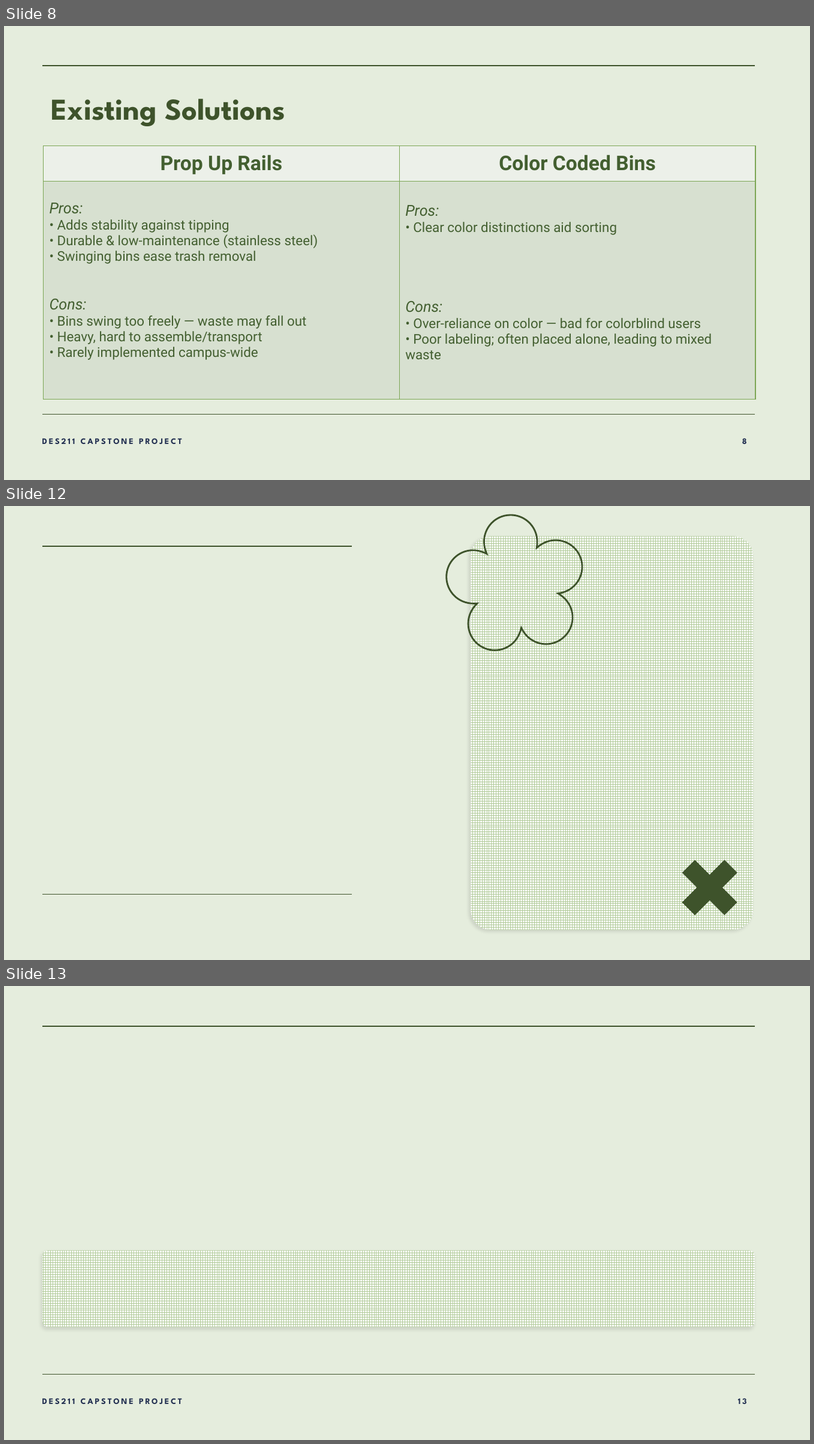
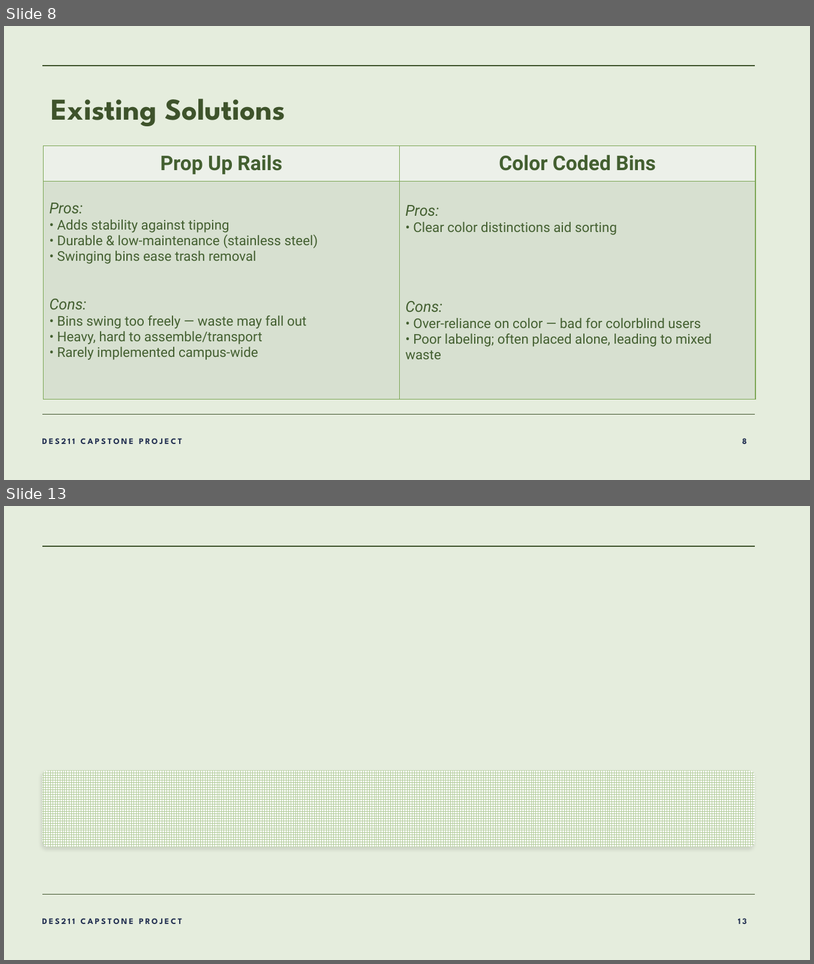
Before and after one commit to lalitm1004/DES211-CCD, a slide deck: presentation.pptx. Shown one above the other, each under a label of ours: slides 8, 12 and 13 before the commit, slides 8 and 13 after it; the slides between them are not shown. The pictures are 814x1444 and 814x964 pixels, drawn with LibreOffice and Linux fonts; fonts in the diff are those of the drawing; background and template pictures are left out. Boxes give left, top, right and bottom in pixels: in the first picture for what was removed or moved away, otherwise in the second. Text is boxed around its words. In the diff, an @@ line names an element or a change of style, - is before the commit and + after.

```diff
--- a/presentation.pptx
+++ b/presentation.pptx
@@ slide 12 removed at (x1=4, y1=506, x2=810, y2=960), background #E5EDDD @@
@@ freeform shape removed at (x1=447, y1=515, x2=583, y2=650) @@
@@ rounded rectangle removed at (x1=471, y1=536, x2=753, y2=930) @@
@@ line removed from (43, 547) to (353, 547) @@
@@ plus removed at (x1=668, y1=845, x2=753, y2=930) @@
@@ line removed from (43, 894) to (353, 894) @@
```
Also in this commit, not shown: 3 slides changed, 3 slides added, 1 other slide removed.
